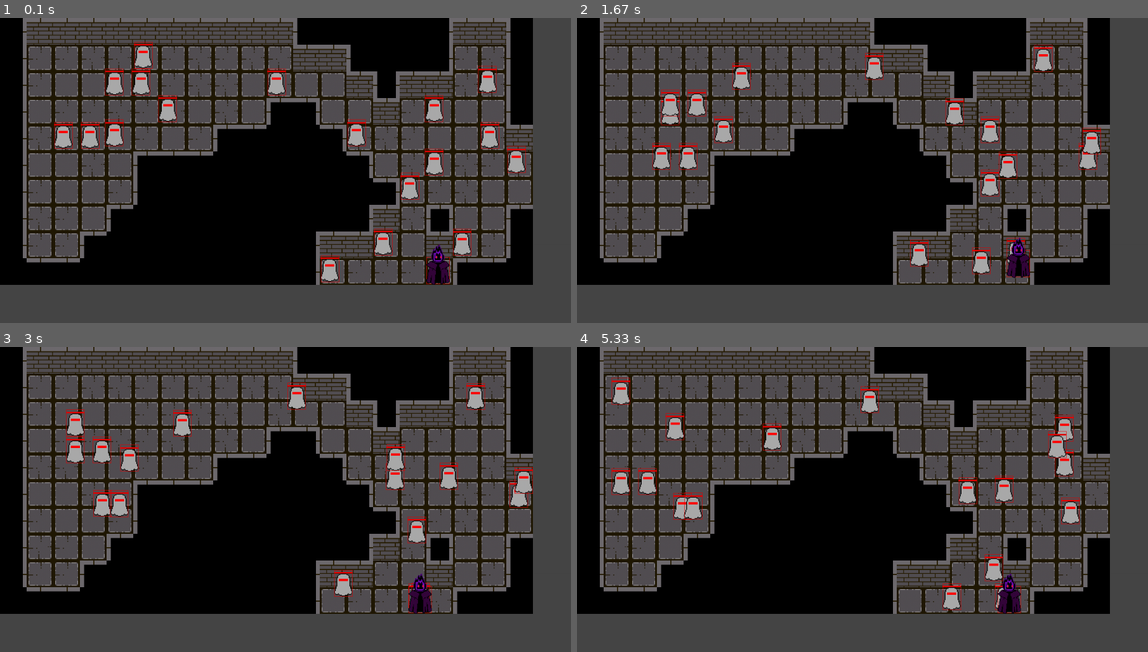
Above: before the commit, frames 1-4 (two rows, left to right).
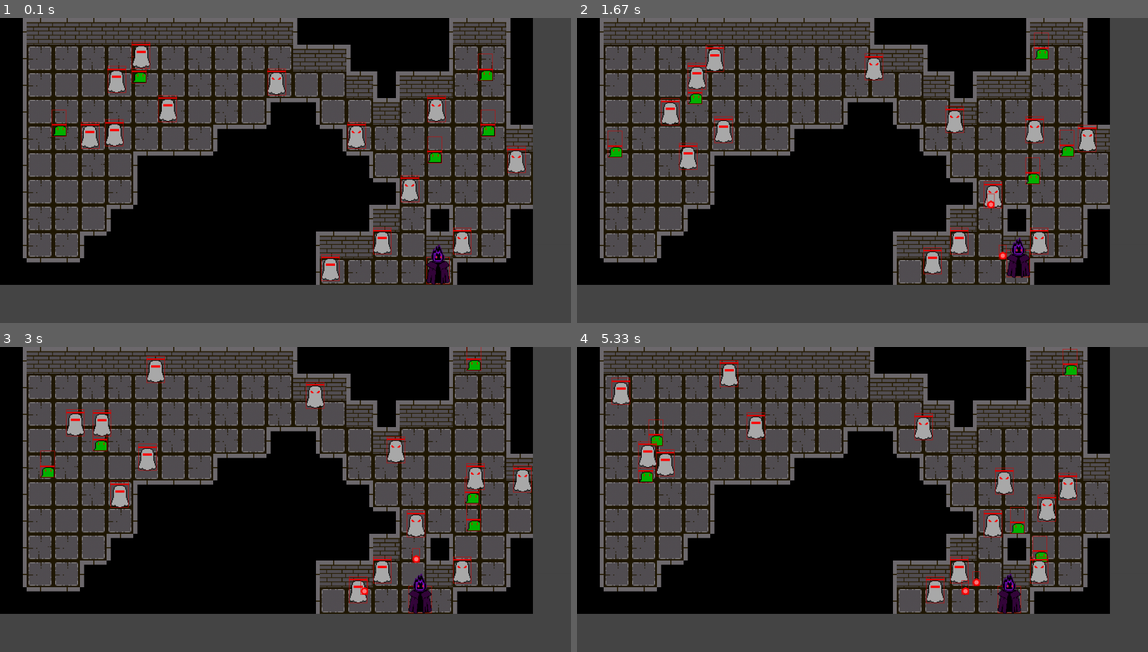
Above: after the commit, the same moments.

Repository: philogamer/pygame1
Game: pygame game, started from code.py
Two runs of this game, one before a commit and one after it. Both use one fixed random seed, a clock stepped at 60 frames per second and the inputs below.
Inputs:
- Up to frame 1 (0.1 s): no input
- Up to frame 2 (1.67 s): hold D 0.33-0.8 s; hold W 0.83-1.13 s; hold D 1.17-1.63 s
- Up to frame 3 (3 s): hold A 1.67-2.2 s; hold S 2.23-2.53 s; hold A 2.57-2.97 s
- Up to frame 4 (5.33 s): hold W 3-3.37 s; hold D 3.4-4.03 s; hold S 4.07-4.43 s; hold A 4.47-4.93 s; hold D from 4.97 s (still down)

The runs differ from the first frame. In frame 1, 2.5% of the frame differs, in the area x 9-92%, y 7-87%; in frame 2, 5.1%; in frame 3, 5.7%; in frame 4, 6.5%, in the area x 6-89%, y 0-87%.

Commit message:
make the bullet of the monster

Diff:
--- a/code.py
+++ b/code.py
@@ -127,19 +127,39 @@
         self.type=type
         self.randomx=0
         self.randomy=0
+        self.shoot=0
         if self.type=='normal':
             self.img='assets/ghost.png'
             self.h=30*2
             self.w=24*2
             self.hp=100
             self.maxhp=100
+            self.range=200
+            self.view=300
+            self.dmg=10
+        elif self.type=='elite':
+            self.img='assets/ghost1.png'
+            self.h=30*2
+            self.w=24*2
+            self.hp=200
+            self.maxhp=200
+            self.range=200
+            self.view=300
+            self.dmg=15
+        elif self.type=='slime':
+            self.img='assets/slime.png'
+            self.h=14*2
+            self.w=19*2
+            self.hp=70
+            self.maxhp=70
             self.range=100
             self.view=200
+            self.dmg=3
 
         self.img=pygame.image.load(self.img).convert_alpha()
         self.img=pygame.transform.scale(self.img,(self.w,self.h))
-        self.wallrect=pygame.Rect(self.x,self.y+(self.h-70),self.w,70)
-        self.rect=pygame.Rect(self.targetx,self.targety,self.w,self.h)
+        self.wallrect=pygame.Rect(self.targetx,self.targety+(self.h-70),self.w,70)
+        self.rect=pygame.Rect(self.x,self.y,self.w,self.h)
     def draw(self,screen):
         screen.blit(self.img,(self.x,self.y))
         pygame.draw.rect(screen,(112,112,112),pygame.Rect(self.x,self.y-4,self.w,4))
@@ -167,7 +187,39 @@
         self.rect=pygame.Rect(self.x,self.y,self.w,self.h)
     def checkwall(self):
         self.wallrect=pygame.Rect(self.targetx,self.targety+(self.h-70),self.w,70)
-
+class Bullet:
+    def __init__(self,x,y,targetx,targety):
+        self.y=y+18
+        self.x=x
+        self.targetx=targetx
+        self.targety=targety
+        self.speed=200
+        self.img='assets/bullet.png'
+        self.img=pygame.image.load(self.img).convert_alpha()
+        self.img=pygame.transform.scale(self.img,(20,20))
+        self.rect=pygame.Rect(self.x,self.y,20,20)
+        self.wallrect=pygame.Rect(self.x,self.y-18,20,20+18)
+        self.dx=(self.targetx-self.x)*2000
+        self.dy=(self.targety-self.y)*2000
+        self.distance=math.hypot(self.dx,self.dy)
+        self.dmg=7
+    def draw(self,screen):
+        screen.blit(self.img,(self.x,self.y))
+    def move(self,dt):
+        self.x+=self.dx/self.distance*self.speed*dt
+        self.y+=self.dy/self.distance*self.speed*dt
+        if self.x<0:
+            self.x=0
+        if self.x>(1400-20):
+            self.x=(1400-20)
+        if self.y<0:
+            self.y=0
+        if self.y>(700-20):
+            self.y=700-20
+
+    def update(self):
+        self.rect=pygame.Rect(self.x,self.y,20,20)
+        self.wallrect=pygame.Rect(self.x,self.y-18,20,20+18)
 
 
 rendermap=True
@@ -201,6 +253,7 @@
         insidef=[]
         wall=[]
         creeps=[]
+        bullets=[]
         if not firstdoor:
             doorlong=random.randint(1,5)
             doorside=random.choice([-1,1,-2,2])
@@ -541,72 +594,91 @@
     creepsquare=random.sample(insidef,int(len(insidef)/5))
     if creeps==[]:
         for i in creepsquare:
-            creeps.append(Creep(i,'normal'))
+            creeps.append(Creep(i,random.choice(['slime','normal','elite'])))
     for creep in creeps:
-        if math.hypot(player.x-creep.x,player.y-creep.y)>creep.view:
-            creep.targetx=creep.x
-            creep.targety=creep.y
-            if creep.touchwall:
-                creep.randomx=random.choice([-1,1])
-                creep.randomy=random.choice([-1,1])
-                creep.touchwall=False
-            if creep.randomx!=0:
+        if math.hypot(player.x-creep.x,player.y-creep.y)>creep.range:
+            if math.hypot(player.x-creep.x,player.y-creep.y)>creep.view:
+                creep.targetx=creep.x
+                creep.targety=creep.y
+                if creep.touchwall:
+                    creep.randomx=random.choice([-1,1])
+                    creep.randomy=random.choice([-1,1])
+                    creep.touchwall=False
+                if creep.randomx!=0:
+                    creep.targetx=creep.x+creep.randomx
+                    creep.checkwall()
+                    for i in obstacle:
+                        if i.rect.colliderect(creep.wallrect):
+                            creep.targetx=creep.x
+                            creep.touchwall=True
+                            creep.checkwall()
+                if creep.randomy!=0:
+                    creep.targety=creep.y+creep.randomy
+                    creep.checkwall()
+                    for i in obstacle:
+                        if i.rect.colliderect(creep.wallrect):
+                            creep.targety=creep.y
+                            creep.touchwall=True
+                            creep.checkwall()
+                if creep.x<=0 or creep.x>=(1400-creep.w) or creep.y<=0 or creep.y>=700-creep.h:
+                    creep.touchwall=True
+            else:
+                if creep.touchwallx:
+                    creep.randomx=random.choice([-1,1])
+                    creep.touchwallx=False
+                else:
+                    if player.x-creep.x>0:
+                        creep.randomx=1
+                    elif player.x-creep.x<0:
+                        creep.randomx=-1
+                if creep.touchwally:
+                    creep.randomy=random.choice([-1,1])
+                    creep.touchwally=False
+                else:
+                    if player.y-creep.y>0:
+                        creep.randomy=1
+                    elif player.y-creep.y<0:
+                        creep.randomy=-1
                 creep.targetx=creep.x+creep.randomx
                 creep.checkwall()
                 for i in obstacle:
                     if i.rect.colliderect(creep.wallrect):
                         creep.targetx=creep.x
-                        creep.touchwall=True
+                        creep.touchwallx=True
                         creep.checkwall()
-            if creep.randomy!=0:
                 creep.targety=creep.y+creep.randomy
                 creep.checkwall()
                 for i in obstacle:
                     if i.rect.colliderect(creep.wallrect):
                         creep.targety=creep.y
-                        creep.touchwall=True
+                        creep.touchwally=True
                         creep.checkwall()
-            if creep.x<=0 or creep.x>=(1400-creep.w) or creep.y<=0 or creep.y>=700-creep.h:
-                creep.touchwall=True
+                if creep.x<=0 or creep.x>=(1400-creep.w):
+                    creep.touchwallx=True
+                if creep.y<=0 or creep.y>=700-creep.h:
+                    creep.touchwally=True
+
+
+            creep.move(dt)
+            creep.update()
         else:
-            if creep.touchwallx:
-                creep.randomx=random.choice([-1,1])
-                creep.touchwallx=False
-            else:
-                if player.x-creep.x>0:
-                    creep.randomx=1
-                elif player.x-creep.x<0:
-                    creep.randomx=-1
-            if creep.touchwally:
-                creep.randomy=random.choice([-1,1])
-                creep.touchwally=False
-            else:
-                if player.y-creep.y>0:
-                    creep.randomy=1
-                elif player.y-creep.y<0:
-                    creep.randomy=-1
-            creep.targetx=creep.x+creep.randomx
-            creep.checkwall()
-            for i in obstacle:
-                if i.rect.colliderect(creep.wallrect):
-                    creep.targetx=creep.x
-                    creep.touchwallx=True
-                    creep.checkwall()
-            creep.targety=creep.y+creep.randomy
-            creep.checkwall()
-            for i in obstacle:
-                if i.rect.colliderect(creep.wallrect):
-                    creep.targety=creep.y
-                    creep.touchwally=True
-                    creep.checkwall()
-            if creep.x<=0 or creep.x>=(1400-creep.w):
-                creep.touchwallx=True
-            if creep.y<=0 or creep.y>=700-creep.h:
-                creep.touchwally=True
-
-
-        creep.move(dt)
-        creep.update()
+            creep.shoot+=dt
+            if creep.shoot>=1:
+                bullets.append(Bullet(creep.x,creep.y,player.x,player.y))
+                creep.shoot=0
+    for bullet in bullets:
+        bullet.move(dt)
+        bullet.update()
+        if bullet.rect.colliderect(player.rect):
+            bullets.remove(bullet)
+        elif bullet.x>=(1400-20) or bullet.x<=0 or bullet.y<=0 or bullet.y>=(700-20):
+            bullets.remove(bullet)
+        else:
+            for object in obstacle:
+                if bullet.wallrect.colliderect(object.rect):
+                    bullets.remove(bullet)
+                    break
+
 
 
     for i in goable:
@@ -635,7 +707,9 @@
         pygame.draw.rect(screen,(225,0,0),i.wallrect,1)
     pygame.draw.rect(screen,(225,0,0),player.wallrect,1)
     player.draw(screen)
-
+    for i in bullets:
+        i.draw(screen)
+        pygame.draw.rect(screen,(225,0,0),i.wallrect,1)
 
 
 
